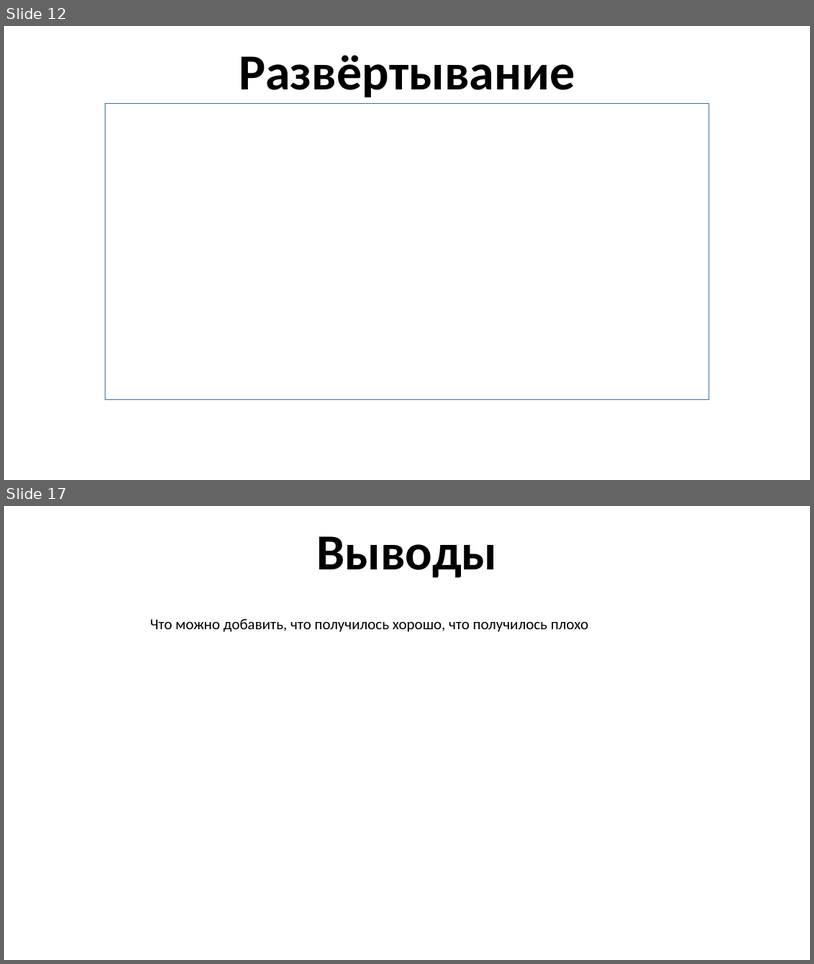
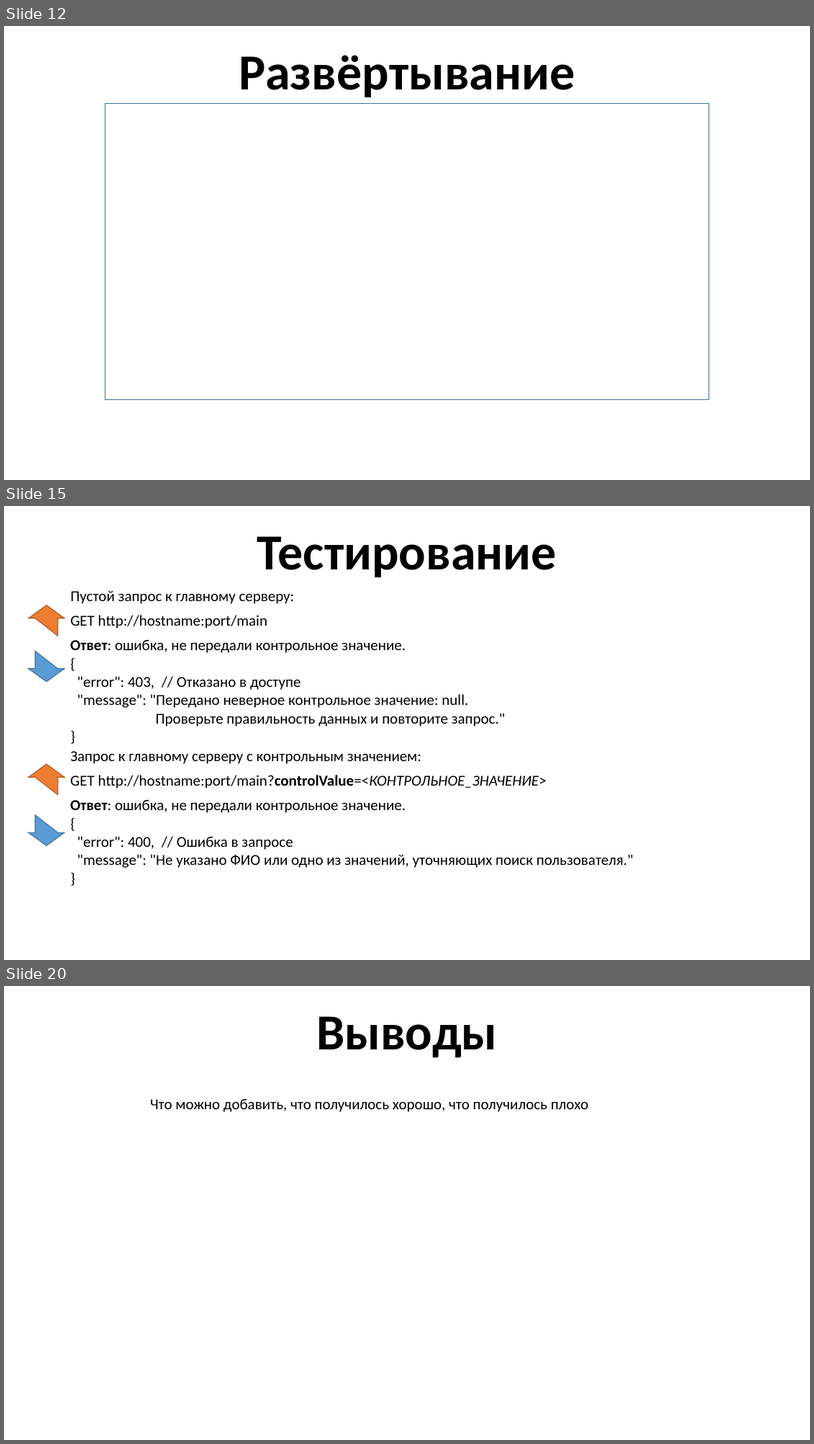
Before and after one commit to YoungTeurus/CreditAndUserServices, a slide deck: docs/Java 3 - presentation (without animation).pptx. Shown one above the other, each under a label of ours: slides 12 and 17 before the commit, slides 12, 15 and 20 after it; the slides between them are not shown. The pictures are 814x964 and 814x1444 pixels, drawn with LibreOffice and Linux fonts; fonts in the diff are those of the drawing. Boxes give left, top, right and bottom in pixels: in the first picture for what was removed or moved away, otherwise in the second. Text is boxed around its words. In the diff, an @@ line names an element or a change of style, - is before the commit and + after.

Commit message:
ADD - Добавления по презентации (тестирование)

```diff
--- a/docs/Java 3 - presentation (without animation).pptx
+++ b/docs/Java 3 - presentation (without animation).pptx
@@ slide 15 added at [4, 506, 810, 960], background #FFFFFF @@
@@ text added at [257, 536, 557, 577], 60 pt, text #000000, bold @@
+Тестирование
@@ text added at [70, 590, 295, 604], 18 pt, text #000000 @@
+Пустой запрос к главному серверу:
@@ freeform shape added at [28, 605, 64, 636], fill #ED7D31, outline #AF5C24 1 pt @@
@@ text added at [70, 615, 268, 628], 18 pt, text #000000 @@
+GET http://hostname:port/main
@@ freeform shape added at [28, 651, 64, 682], fill #5B9BD5, outline #43739E 1 pt @@
@@ text added at [70, 639, 406, 653], 18 pt, text #000000 @@
+Ответ: ошибка, не передали контрольное значение.
@@ text added at [77, 676, 505, 726], 18 pt, text #000000 @@
+{
+"error": 403, // Отказано в доступе
+"message": "Передано неверное контрольное значение: null.
+Проверьте правильность данных и повторите запрос."
+}
@@ freeform shape added at [28, 764, 64, 795], fill #ED7D31, outline #AF5C24 1 pt @@
@@ text added at [70, 751, 422, 764], 18 pt, text #000000 @@
+Запрос к главному серверу с контрольным значением:
@@ text added at [70, 775, 547, 788], 18 pt, text #000000 @@
+GET http://hostname:port/main?controlValue=<КОНТРОЛЬНОЕ_ЗНАЧЕНИЕ>
@@ text added at [70, 799, 406, 813], 18 pt, text #000000 @@
+Ответ: ошибка, не передали контрольное значение.
@@ freeform shape added at [28, 815, 64, 845], fill #5B9BD5, outline #43739E 1 pt @@
@@ text added at [77, 836, 634, 867], 18 pt, text #000000 @@
+{
+"error": 400, // Ошибка в запросе
+"message": "Не указано ФИО или одно из значений, уточняющих поиск пользователя."
+}
@@ what was slide 17 is now slide 20 @@
```
Also in this commit, not shown: 9 slides changed, 2 other slides added, 2 other files.
